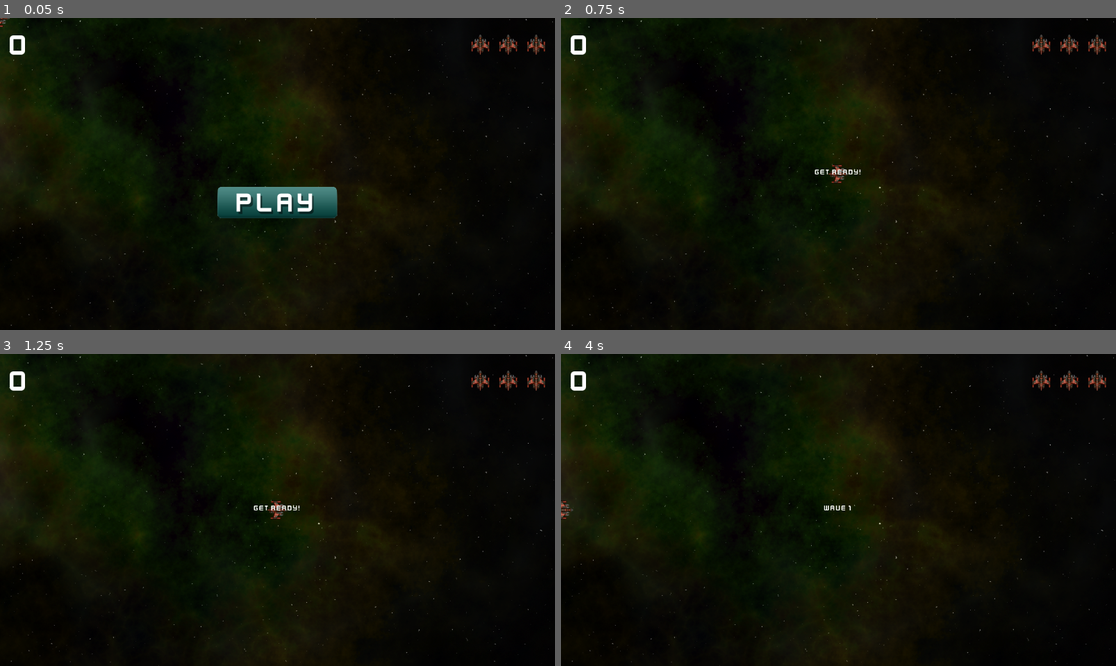
Above: before the commit, frames 1-4 (two rows, left to right).
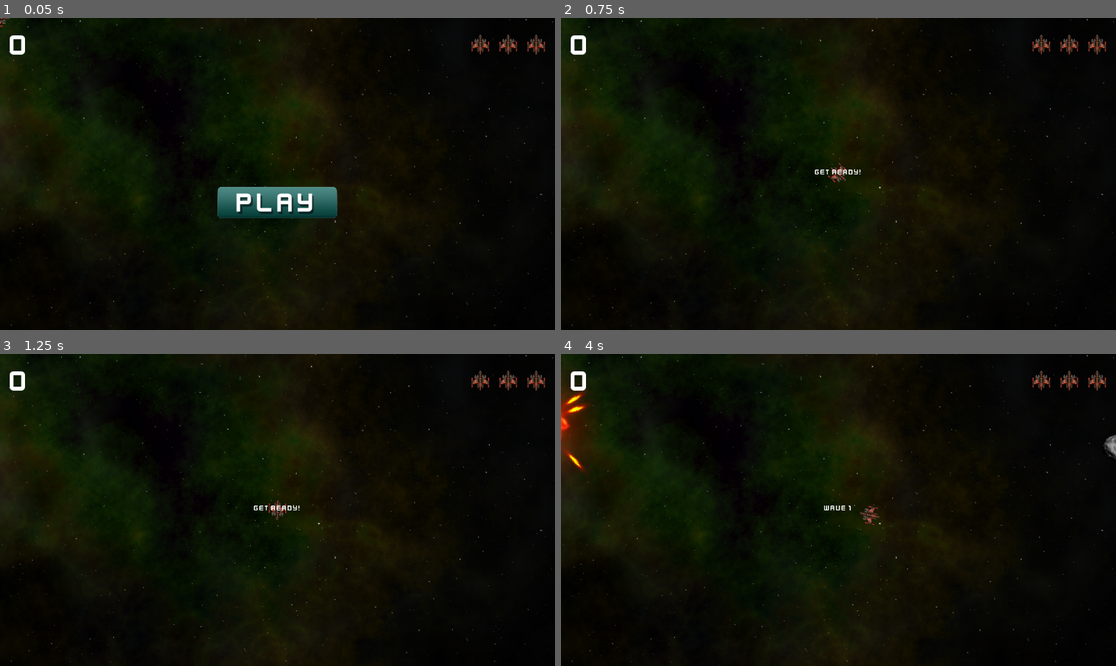
Above: after the commit, the same moments.

Repository: chrisvm/asteroids
Game: Godot game, scene res://main.tscn
Two runs of this game, one before a commit and one after it. Both use one fixed random seed, a clock stepped at 60 frames per second and the inputs below.
Inputs (mouse positions are in pixels of both pictures, inside the frame that each line leads up to):
- Up to frame 1 (0.05 s): no input
- Up to frame 2 (0.75 s): click (838, 202) at 0.5 s
- Up to frame 3 (1.25 s): no input
- Up to frame 4 (4 s): move the mouse to (960, 494) at 1.27 s; hold W (thrust) 1.28-2.03 s; hold Space (shoot) 1.28-2.03 s; move the mouse to (727, 525) at 2.02 s; tap Space (shoot) at 2.1, 3.6 s; move the mouse to (894, 441) at 2.77 s; hold Space (shoot) 2.78-3.53 s; hold W (thrust) from 2.78 s (still down); move the mouse to (810, 572) at 3.52 s

Frame 1 is identical in both runs. In frame 2, 0.1% of the frame differs, in the area x 48-52%, y 46-54%; in frame 3, 0.1%; in frame 4, 1.3%, in the area x 0-100%, y 8-55%.

Commit message:
fixed pid algo

Diff:
--- a/components/player/player.tscn
+++ b/components/player/player.tscn
@@ -11,8 +11,8 @@
 script = ExtResource("1_kfe3d")
 bullet_scene = ExtResource("2_ph1f6")
 fire_rate = 0.75
-pid_kp = 3500.0
-pid_kd = 150.0
+pid_kp = 3000.0
+pid_kd = 300.0
 
 [node name="Sprite2D" type="Sprite2D" parent="."]
 rotation = 1.5708
--- a/components/player/player_state.gd
+++ b/components/player/player_state.gd
@@ -11,6 +11,7 @@
 @export var pid_kp: float = 10.0
 @export var pid_kd: float = 5.0
 var angle_error = 0
+var error_derivative = 0
 var last_angle_error: float = 0.0
 
 var can_shoot = true
@@ -35,9 +36,6 @@
 
 func _process(delta):
 	get_input()
-
-func _physics_process(delta: float) -> void:
-	constant_force = thrust
 
 func _on_gun_cooldown_timeout() -> void:
 	can_shoot = true
@@ -69,17 +67,16 @@
 	# handle mouse inmput
 	var to_mouse = get_global_mouse_position() - global_position
 	var target_angle = to_mouse.angle()
-	var angle_error = wrapf(target_angle - rotation, -PI, PI)
+	angle_error = wrapf(target_angle - rotation, -PI, PI)
+
+func _physics_process(delta: float) -> void:
+	constant_force = thrust
+	error_derivative = (angle_error - last_angle_error) / delta
 
 func _integrate_forces(physics_state: PhysicsDirectBodyState2D) -> void:
 	if reset_pos:
 		physics_state.transform.origin = screensize / 2
 		reset_pos = false
-
-
-
-	var angular_velocity = physics_state.angular_velocity
-	var error_derivative = (angle_error - last_angle_error) / get_physics_process_delta_time()
 
 	var torque = angle_error * pid_kp - error_derivative * pid_kd
 	physics_state.apply_torque(torque)
